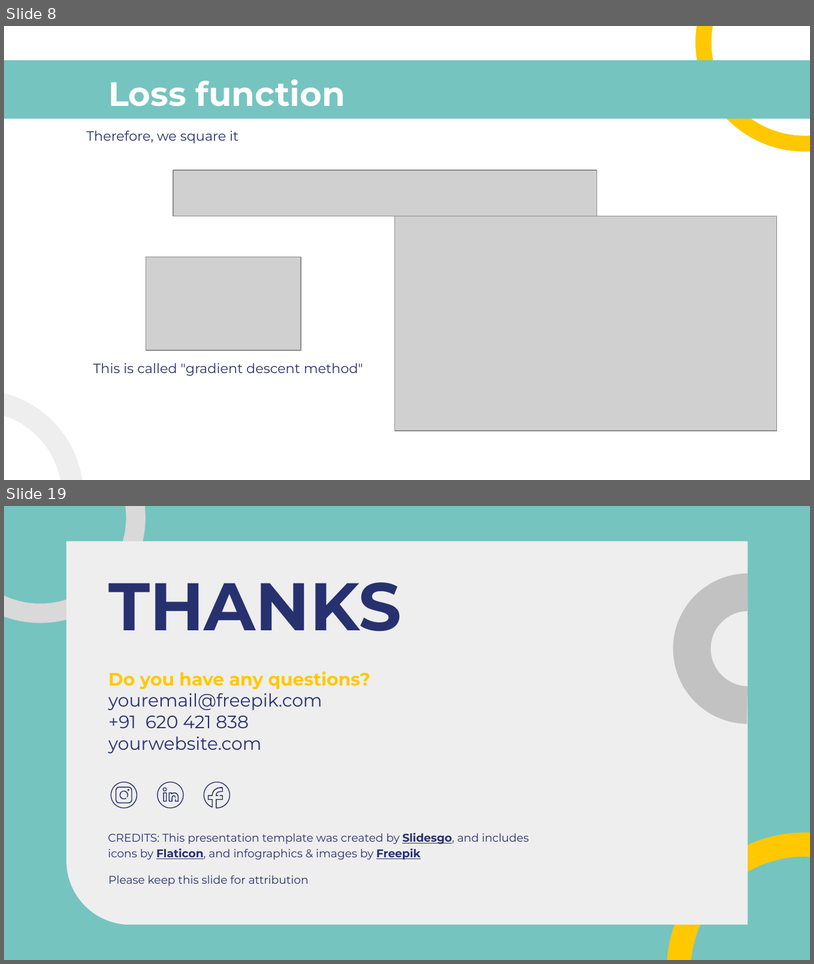
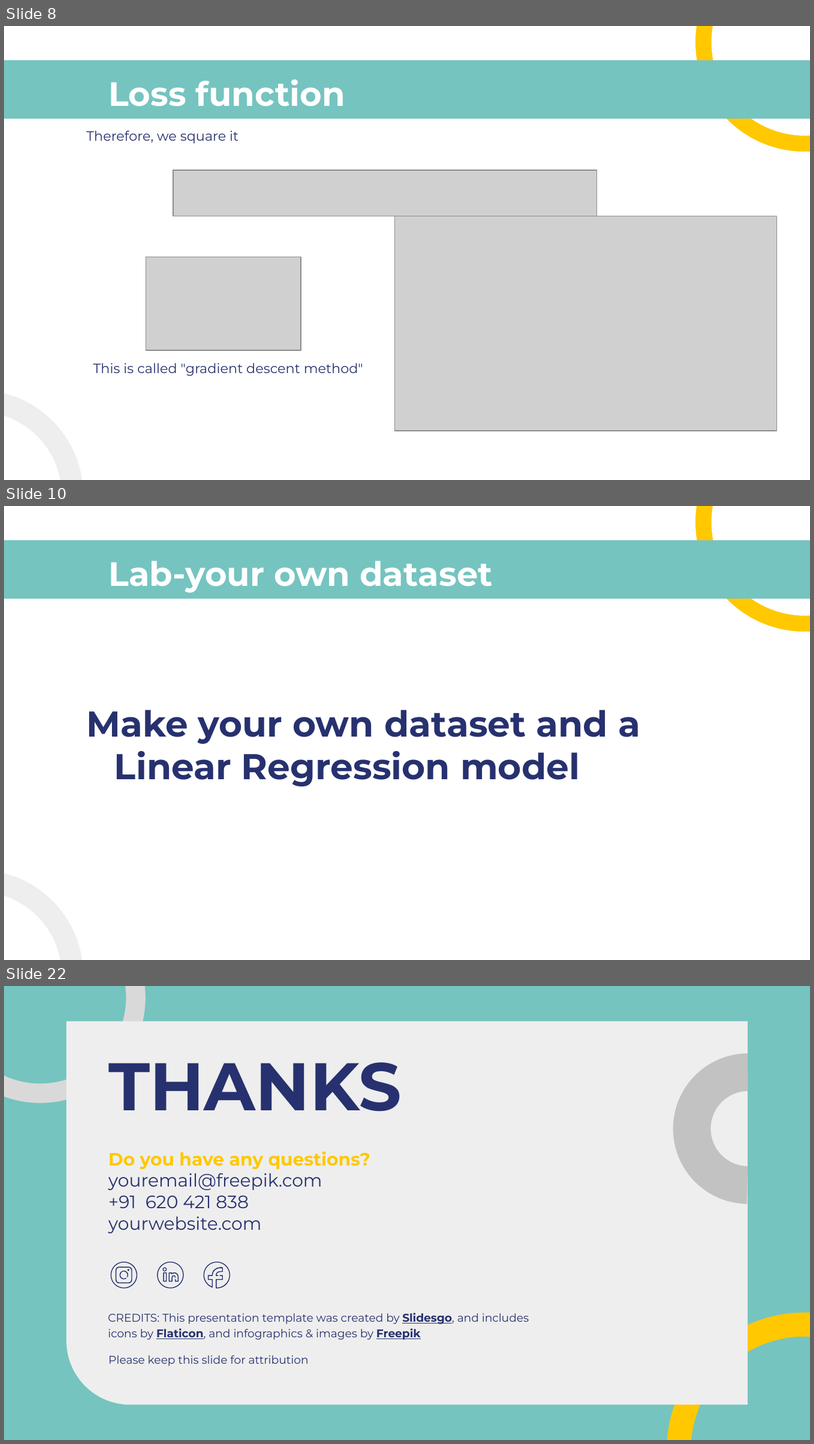
Before and after one commit to gurwoghd/2023_WFK_ICT-Laos-, a slide deck: LectureNotes/ch4_Linear_Regression(LR).pptx. Shown one above the other, each under a label of ours: slides 8 and 19 before the commit, slides 8, 10 and 22 after it; the slides between them are not shown. The pictures are 814x964 and 814x1444 pixels, drawn with LibreOffice and Linux fonts; fonts in the diff are those of the drawing; grey boxes stand for pictures. Boxes give left, top, right and bottom in pixels: in the first picture for what was removed or moved away, otherwise in the second. Text is boxed around its words. In the diff, an @@ line names an element or a change of style, - is before the commit and + after.

```diff
--- a/LectureNotes/ch4_Linear_Regression(LR).pptx
+++ b/LectureNotes/ch4_Linear_Regression(LR).pptx
@@ slide 10 added at (4,506,810,960), background #FFFFFF; not listed: 3 template elements that a slide beside it also shows @@
@@ title added at (108,561,493,592), 30 pt, text #FFFFFF, bold @@
+Lab-your own dataset
@@ subtitle added at (86,709,641,786), 32 pt, text #27316F, bold @@
+Make your own dataset and a Linear Regression model
@@ what was slide 19 is now slide 22 @@
```
Also in this commit, not shown: 8 slides changed, 5 other slides added, 3 slides removed, 1 other file.
